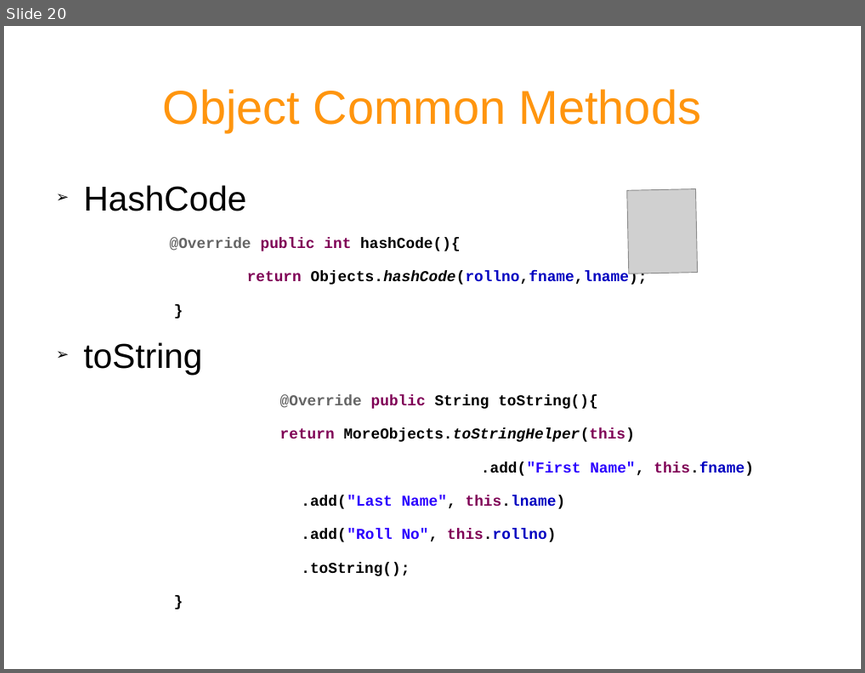
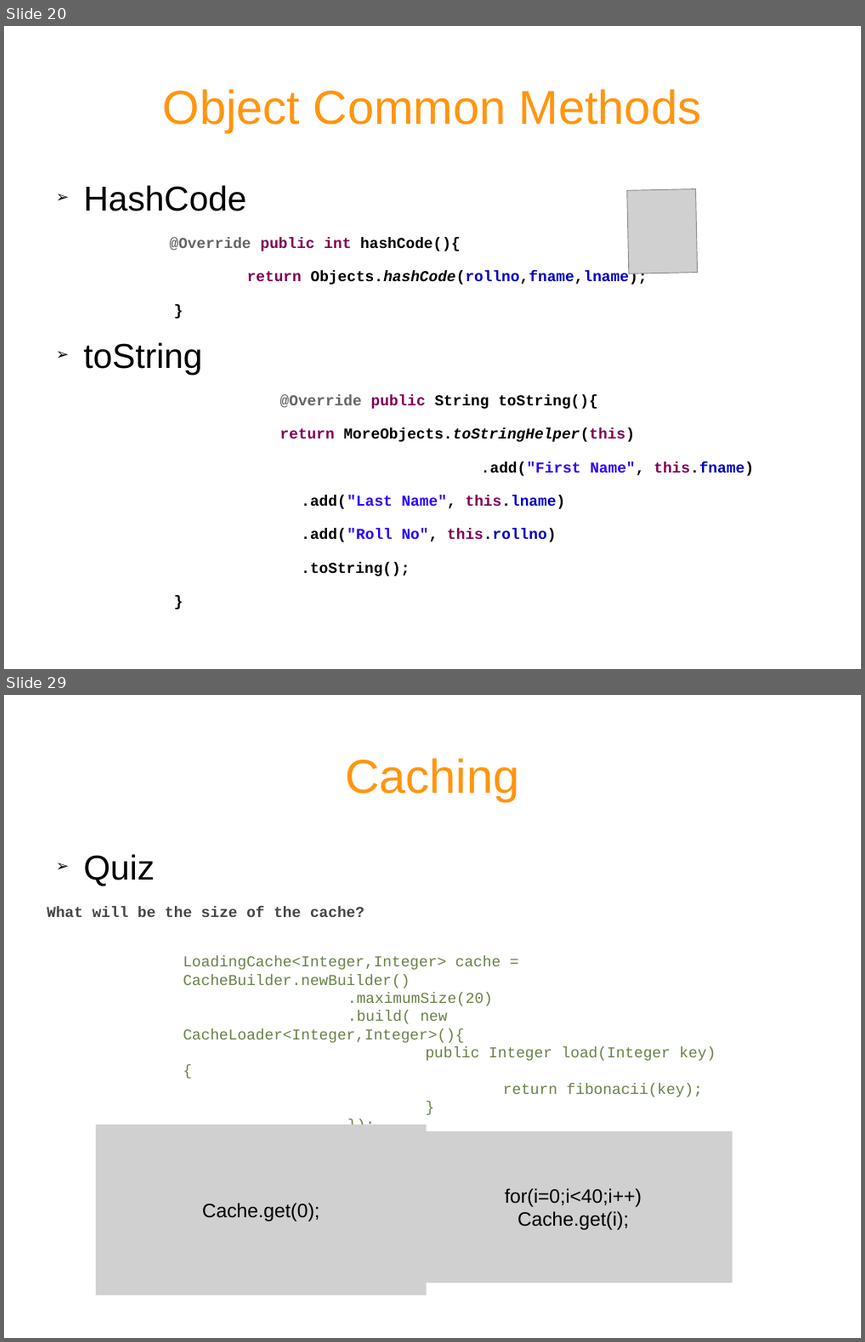
Before and after one commit to rohitvvv/published-papers, a slide deck: Gauva.odp. Shown one above the other, each under a label of ours: slide 20 before the commit, slides 20 and 29 after it; the slides between them are not shown. The pictures are 865x673 and 865x1342 pixels, drawn with LibreOffice and Linux fonts; fonts in the diff are those of the drawing; grey boxes stand for pictures. Boxes give left, top, right and bottom in pixels: in the first picture for what was removed or moved away, otherwise in the second. Text is boxed around its words. In the diff, an @@ line names an element or a change of style, - is before the commit and + after.

```diff
--- a/Gauva.odp
+++ b/Gauva.odp
@@ slide 29 added at [4,695,861,1338], background #FFFFFF @@
@@ title added at [345,758,519,801], 44 pt, text #FF950E @@
+Caching
@@ text added at [46,854,364,917], 14 pt, text #444444, bold @@
+➢ Quiz
+What will be the size of the cache?
@@ text added at [183,956,715,1097], 14 pt, text #688046 @@
+LoadingCache<Integer,Integer> cache = CacheBuilder.newBuilder()
+.maximumSize(20)
+.build( new CacheLoader<Integer,Integer>(){
+public Integer load(Integer key){
+return fibonacii(key);
+}
+});
@@ picture added at [96,1124,426,1295], 18 pt, text #000000 @@
+Cache.get(0);
@@ picture added at [415,1131,732,1283], 18 pt, text #000000 @@
+for(i=0;i<40;i++)
+Cache.get(i);
```
Also in this commit, not shown: 7 slides changed, 10 other slides added, 1 slide removed.
